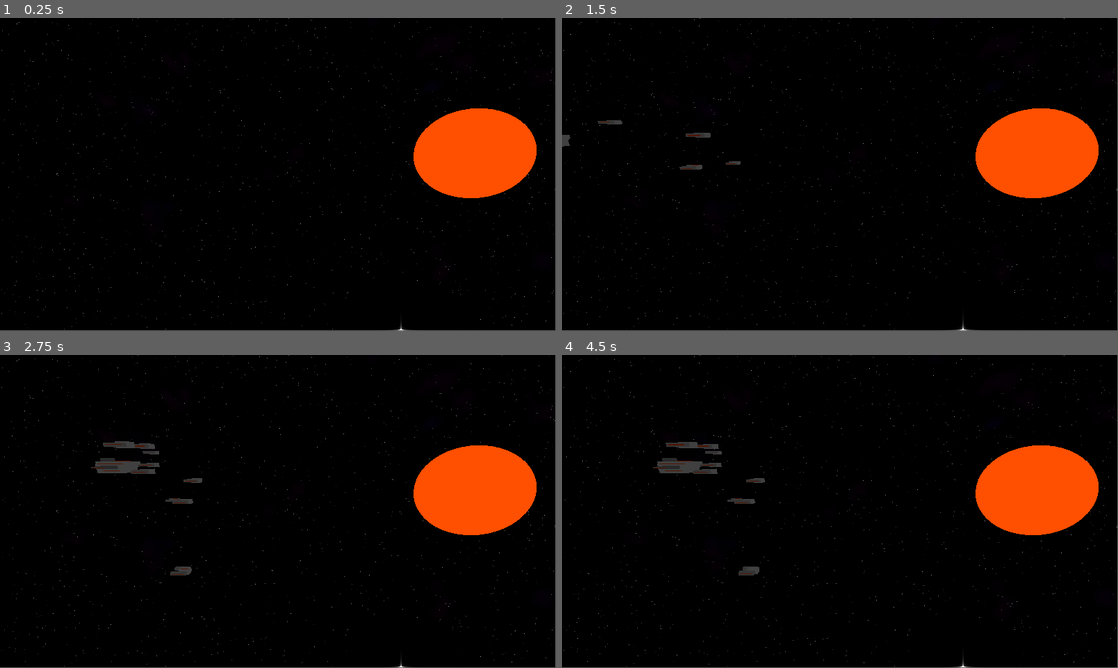
Above: before the commit, frames 1-4 (two rows, left to right).
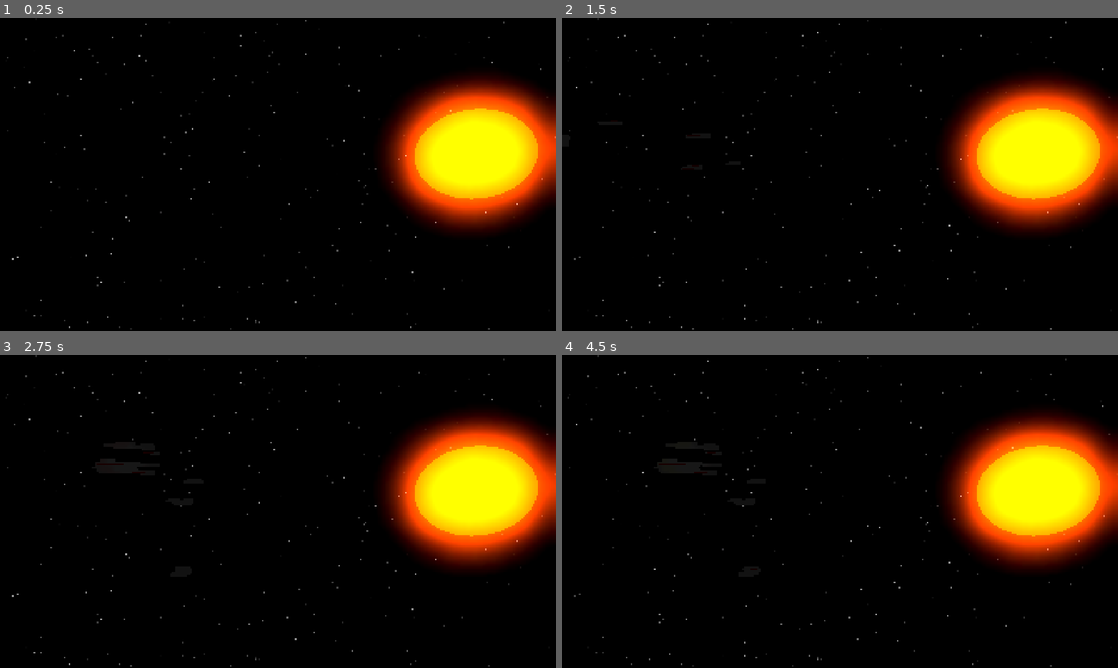
Above: after the commit, the same moments.

Repository: SidewaysFox/faster-than-faster-than-light
Game: Godot game, scene res://space.tscn
The game is run twice, just before and just after one commit, with the same random seed, the same clock (stepped at 60 frames per second) and the same inputs.
Inputs:
- Up to frame 1 (0.25 s): no input
- Up to frame 2 (1.5 s): hold W (up1) 0.53-1.28 s; tap 1 (1) at 0.6 s; tap 5 (5) at 0.8, 1.35 s; hold S (down1) from 1.28 s (still down)
- Up to frame 3 (2.75 s): tap Left (left2) at 1.55 s; release S (down1) at 2.03 s; hold W (up1) from 2.03 s (still down); hold Left (left2) from 2.03 s (still down); tap Right (right2) at 2.3 s
- Up to frame 4 (4.5 s): release Left (left2) at 2.78 s; tap Right (right2) at 2.85 s; tap 1 (1) at 3.05, 3.6 s; release W (up1) at 3.53 s; hold S (down1) from 3.53 s (still down); tap 5 (5) at 3.8, 4.35 s
The window is 799x449 before the commit and 800x450 after it. Grey fills any space a smaller window leaves; there, only what the larger window draws over its background counts as a difference.

The runs differ from the first frame. In frame 1, 14% of the frame differs, in the area x 0-100%, y 0-100%; in frame 2, 14%; in frame 3, 14%; in frame 4, 14%.
Error in both runs: Out of bounds get index '2' (on base: 'Array') (res://user_interface.gd:73)

Commit message:
UI fix
i think i did anyway

Diff:
--- a/faster-than-faster-than-light/galaxy_map_token.gd
+++ b/faster-than-faster-than-light/galaxy_map_token.gd
@@ -4,11 +4,14 @@
 @onready var ui: Node = find_parent("UserInterface")
 var id: int
 var rotation_rate: float = randf_range(-45.0, 45.0)
+var panel_left: float = 385.0
+var panel_right: float = 1575.0
 
 
 func _process(delta: float) -> void:
 	rotation_degrees += rotation_rate * delta
-	if global_position.x > 380.0 and global_position.x < 3020.0 and ui.galaxy_map_showing:
+	# Check if it should be visible on the galaxy map
+	if global_position.x > panel_left and global_position.x < panel_right and ui.galaxy_map_showing:
 		show()
 	else:
 		hide()
--- a/faster-than-faster-than-light/galaxy_map_token.tscn
+++ b/faster-than-faster-than-light/galaxy_map_token.tscn
@@ -6,11 +6,12 @@
 script = ExtResource("1_iu22n")
 
 [node name="ColorRect" type="ColorRect" parent="."]
-offset_left = -5.0
-offset_top = -5.0
-offset_right = 5.0
-offset_bottom = 5.0
+offset_left = -3.0
+offset_top = -3.0
+offset_right = 3.0
+offset_bottom = 3.0
 
 [node name="ColorRect2" type="ColorRect" parent="."]
+visible = false
 offset_right = 40.0
 offset_bottom = 40.0
--- a/faster-than-faster-than-light/global.gd
+++ b/faster-than-faster-than-light/global.gd
@@ -2,6 +2,9 @@
 
 
 var sector_count: int = 8
+var sector_size: float = 400
+var gmap_top: float = 30
+var gmap_bot: float = 590
 var sector_system_count: int = 25
 var joystick_sens: float = 1.5
 var galaxy_data: Array = []
@@ -14,6 +17,6 @@
 	var system_id: int = 0
 	for s in sector_count:
 		for n in sector_system_count:
-			galaxy_data.append([system_id, Vector2((sector * 800) + (randf() * 800), randf_range(60, 1560)), s])
+			galaxy_data.append([system_id, Vector2((sector * sector_size) + (randf() * sector_size), randf_range(gmap_top, gmap_bot)), s])
 			system_id += 1
 		sector += 1
--- a/faster-than-faster-than-light/project.godot
+++ b/faster-than-faster-than-light/project.godot
@@ -24,6 +24,7 @@
 window/size/viewport_width=1920
 window/size/viewport_height=1080
 window/size/mode=3
+window/stretch/mode="canvas_items"
 
 [input]
 
--- a/faster-than-faster-than-light/space.gd
+++ b/faster-than-faster-than-light/space.gd
@@ -53,7 +53,7 @@
 			for j in randi_range(50, 300):
 				var new_nebula = bg_nebula.instantiate()
 				new_nebula.position = nebula_pos
-				new_nebula.mesh.material.albedo_color = Color(nebula_colour, 0.02)
+				new_nebula.mesh.material.albedo_color = Color(nebula_colour, 0.05)
 				new_nebula.mesh.material.emission = Color(nebula_colour)
 				new_nebula.mesh.radius = randf_range(20, 50)
 				new_nebula.mesh.height = new_nebula.mesh.radius * 2
@@ -63,7 +63,7 @@
 			for j in randi_range(1, 25):
 				var new_nebula = bg_nebula.instantiate()
 				new_nebula.position = nebula_pos
-				new_nebula.mesh.material.albedo_color = Color(nebula_colour, 0.02)
+				new_nebula.mesh.material.albedo_color = Color(nebula_colour, 0.04)
 				new_nebula.mesh.material.emission = Color(nebula_colour)
 				new_nebula.mesh.radius = randf_range(20, 50)
 				new_nebula.mesh.height = new_nebula.mesh.radius * 2
--- a/faster-than-faster-than-light/space.tscn
+++ b/faster-than-faster-than-light/space.tscn
@@ -7,6 +7,10 @@
 [ext_resource type="Shader" uid="uid://dbf33bsxrsi1x" path="res://bg-stars.gdshader" id="4_ulv8f"]
 
 [sub_resource type="Environment" id="Environment_ulv8f"]
+background_mode = 1
+glow_enabled = true
+glow_intensity = 4.5
+glow_bloom = 0.84
 
 [sub_resource type="ShaderMaterial" id="ShaderMaterial_ulv8f"]
 render_priority = 0
--- a/faster-than-faster-than-light/starship.gd
+++ b/faster-than-faster-than-light/starship.gd
@@ -18,8 +18,7 @@
 # 6: Relay
 # 7: Drone command ship
 # 8: Drone fighter
-# 9: Drone infiltration
-#10: Drone repair
+# 9: Drone repair
 ## The starship's species of origin
 @export var species: int = 0
 # -2: Unmanned rebel
@@ -43,6 +42,7 @@
 var jumping: bool = true
 var jump_mode: int = -1
 var jump_destination: Vector3
+var spawn_location: Vector3
 
 # Miscellaneous stats
 var kills: int = 0
--- a/faster-than-faster-than-light/user_interface.gd
+++ b/faster-than-faster-than-light/user_interface.gd
@@ -80,10 +80,10 @@
 		galaxy_map_showing = not galaxy_map_showing
 	if galaxy_map_showing:
 		$GalaxyMap.show()
-		if Input.is_action_pressed("right2") and $GalaxyMap/Tokens.position.x > -3820:
-			$GalaxyMap/Tokens.position.x -= 800 * delta * Global.joystick_sens
+		if Input.is_action_pressed("right2") and $GalaxyMap/Tokens.position.x > -2020:
+			$GalaxyMap/Tokens.position.x -= 400 * delta * Global.joystick_sens
 		if Input.is_action_pressed("left2") and $GalaxyMap/Tokens.position.x < 45:
-			$GalaxyMap/Tokens.position.x += 800 * delta * Global.joystick_sens
+			$GalaxyMap/Tokens.position.x += 400 * delta * Global.joystick_sens
 	else:
 		$GalaxyMap.hide()
 
--- a/faster-than-faster-than-light/user_interface.tscn
+++ b/faster-than-faster-than-light/user_interface.tscn
@@ -42,7 +42,6 @@
 galaxy_map_token = ExtResource("2_i7dvk")
 
 [node name="Dialogue" type="PanelContainer" parent="."]
-visible = false
 layout_mode = 1
 anchors_preset = -1
 anchor_right = 1.0
@@ -55,10 +54,10 @@
 
 [node name="MarginContainer" type="MarginContainer" parent="Dialogue"]
 layout_mode = 2
-theme_override_constants/margin_left = 60
-theme_override_constants/margin_top = 60
-theme_override_constants/margin_right = 60
-theme_override_constants/margin_bottom = 60
+theme_override_constants/margin_left = 30
+theme_override_constants/margin_top = 30
+theme_override_constants/margin_right = 30
+theme_override_constants/margin_bottom = 30
 
 [node name="VBoxContainer" type="VBoxContainer" parent="Dialogue/MarginContainer"]
 layout_mode = 2
@@ -68,45 +67,49 @@
 custom_minimum_size = Vector2(1190, 0)
 layout_mode = 2
 theme_override_constants/line_spacing = 8
-theme_override_font_sizes/font_size = 64
+theme_override_font_sizes/font_size = 36
 text = "og dvvvhh hdp uih uh  puhpugouyguy gg ougouy guyyg ijh lhl hglg ougu  hdfh hsdfijsjdf hsdfhjsjkjfjsdlfj jhsdfh hsdfhkj hsdfjljhlfl uwlfl wgfl gl gg ouygs fuygwu egfluwy gfluwlufe auja fk jhalkjaj alj lkjh lkajhj ljk ljha lkja lkjb jl jk ladbflaheiao;woq  jnbjd"
 autowrap_mode = 2
 
 [node name="MarginContainer" type="MarginContainer" parent="Dialogue/MarginContainer/VBoxContainer"]
 layout_mode = 2
-theme_override_constants/margin_top = 75
+theme_override_constants/margin_top = 30
 
 [node name="Options" type="VBoxContainer" parent="Dialogue/MarginContainer/VBoxContainer/MarginContainer"]
 unique_name_in_owner = true
 layout_mode = 2
 
 [node name="Option1" type="Label" parent="Dialogue/MarginContainer/VBoxContainer/MarginContainer/Options"]
-custom_minimum_size = Vector2(0, 150)
+custom_minimum_size = Vector2(0, 80)
 layout_mode = 2
-theme_override_font_sizes/font_size = 48
+theme_override_font_sizes/font_size = 32
 text = "OPTION1"
 vertical_alignment = 1
+autowrap_mode = 2
 
 [node name="Option2" type="Label" parent="Dialogue/MarginContainer/VBoxContainer/MarginContainer/Options"]
-custom_minimum_size = Vector2(0, 150)
+custom_minimum_size = Vector2(0, 80)
 layout_mode = 2
-theme_override_font_sizes/font_size = 48
+theme_override_font_sizes/font_size = 32
 text = "OPTION2"
 vertical_alignment = 1
+autowrap_mode = 2
 
 [node name="Option3" type="Label" parent="Dialogue/MarginContainer/VBoxContainer/MarginContainer/Options"]
-custom_minimum_size = Vector2(0, 150)
+custom_minimum_size = Vector2(0, 80)
 layout_mode = 2
-theme_override_font_sizes/font_size = 48
+theme_override_font_sizes/font_size = 32
 text = "OPTION3"
 vertical_alignment = 1
+autowrap_mode = 2
 
 [node name="Option4" type="Label" parent="Dialogue/MarginContainer/VBoxContainer/MarginContainer/Options"]
-custom_minimum_size = Vector2(0, 150)
+custom_minimum_size = Vector2(0, 80)
 layout_mode = 2
-theme_override_font_sizes/font_size = 48
+theme_override_font_sizes/font_size = 32
 text = "OPTION4"
 vertical_alignment = 1
+autowrap_mode = 2
 
 [node name="GalaxyMap" type="PanelContainer" parent="."]
 layout_mode = 1
Not shown, changed: faster-than-faster-than-light/export_presets.cfg
